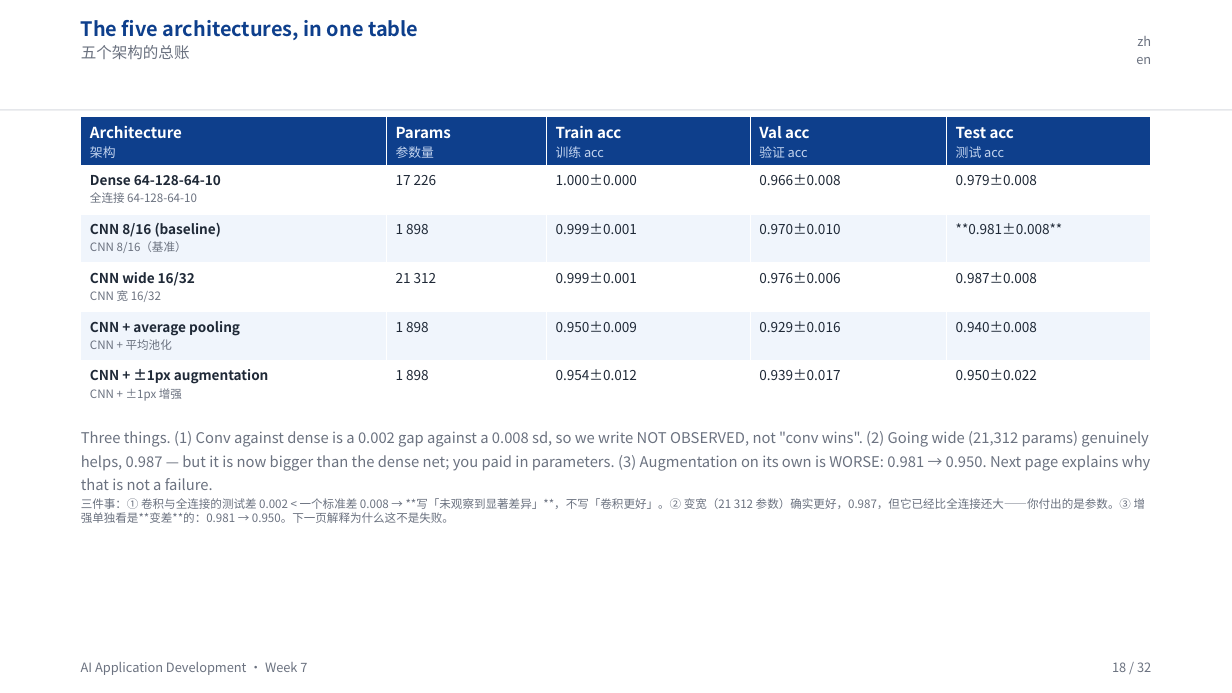
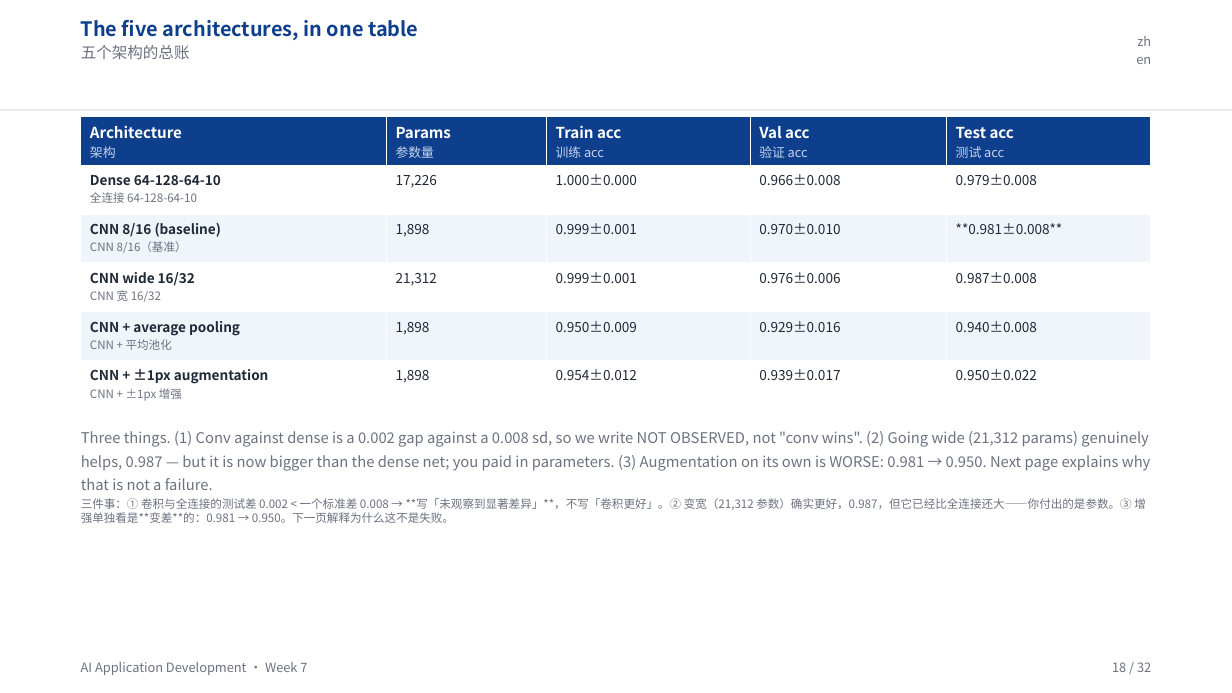
Before and after one commit to klausren/ai-application-development, a slide deck: slide 18 of lectures/week-07/lecture-bi.pptx. Drawn at 1232x693 pixels with LibreOffice and Linux fonts; fonts in the diff are those of the drawing. Boxes give left, top, right and bottom in pixels: in the first picture for what was removed or moved away, otherwise in the second. Text is boxed around its words. In the diff, an @@ line names an element or a change of style, - is before the commit and + after.

```diff
--- a/lectures/week-07/lecture-bi.pptx
+++ b/lectures/week-07/lecture-bi.pptx
@@ table at [80,116,1150,409] @@
-row 2, column 2: 17 226
+row 2, column 2: 17,226
-row 3, column 2: 1 898
+row 3, column 2: 1,898
-row 4, column 2: 21 312
+row 4, column 2: 21,312
-row 5, column 2: 1 898
+row 5, column 2: 1,898
-row 6, column 2: 1 898
+row 6, column 2: 1,898
@@ text at [81,498,1146,523]: text changed @@
-三件事：① 卷积与全连接的测试差 0.002 < 一个标准差 0.008 → **写「未观察到显著差异」**，不写「卷积更好」。② 变宽（21 312 参数）确实更好，0.987，但它已经比全连接还大——你付出的是参数。③ 增强单独看是**变差**的：0.981 → 0.950。下一页解释为什么这不是失败。
+三件事：① 卷积与全连接的测试差 0.002 < 一个标准差 0.008 → **写「未观察到显著差异」**，不写「卷积更好」。② 变宽（21,312 参数）确实更好，0.987，但它已经比全连接还大——你付出的是参数。③ 增强单独看是**变差**的：0.981 → 0.950。下一页解释为什么这不是失败。
```
Also in this commit, not shown: 6 other slides changed, 8 other files.
